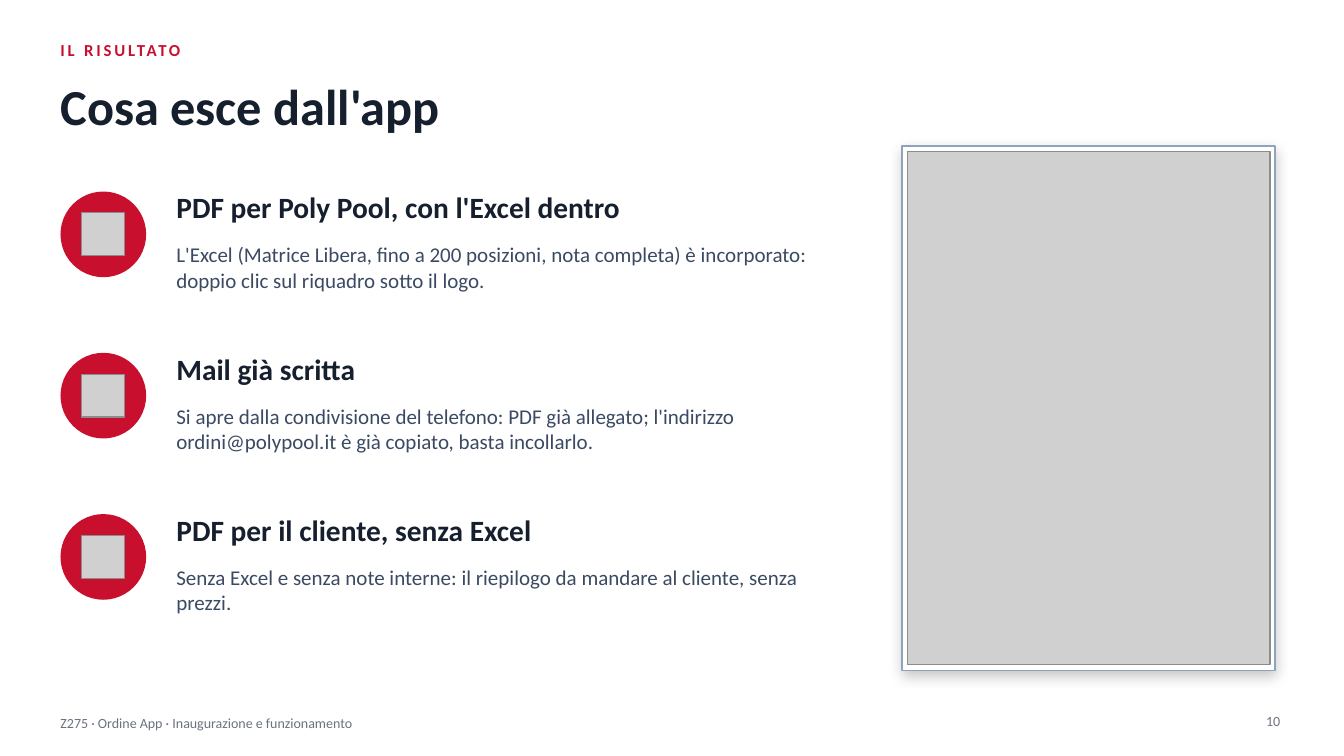
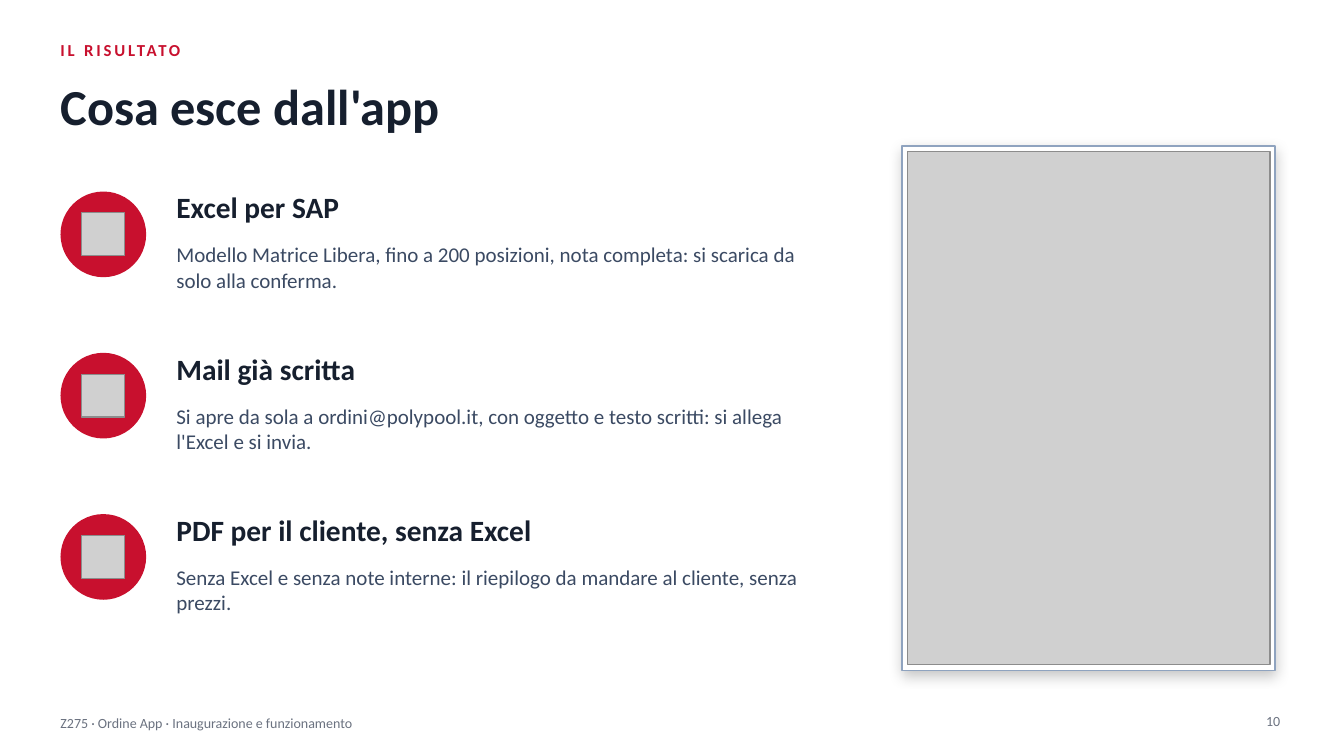
Before and after one commit to PPparre/Z275_App_Ordine, a slide deck: slide 10 of Z275_Presentazione.pptx. Drawn at 1344x756 pixels with LibreOffice and Linux fonts; fonts in the diff are those of the drawing; grey boxes stand for pictures. Boxes give left, top, right and bottom in pixels: in the first picture for what was removed or moved away, otherwise in the second. Text is boxed around its words. In the diff, an @@ line names an element or a change of style, - is before the commit and + after.

Commit message:
Update v.30.1: new flox conferma e invia (eto PDF+XLS)

```diff
--- a/Z275_Presentazione.pptx
+++ b/Z275_Presentazione.pptx
@@ text at [176, 197, 339, 223]: text changed @@
-PDF per Poly Pool, con l'Excel dentro
+Excel per SAP
@@ text at [176, 247, 795, 288]: text changed @@
-L'Excel (Matrice Libera, fino a 200 posizioni, nota completa) è incorporato: doppio clic sul riquadro sotto il logo.
+Modello Matrice Libera, fino a 200 posizioni, nota completa: si scarica da solo alla conferma.
@@ text at [176, 409, 782, 449]: text changed @@
-Si apre dalla condivisione del telefono: PDF già allegato; l'indirizzo ordini@polypool.it è già copiato, basta incollarlo.
+Si apre da sola a ordini@polypool.it, con oggetto e testo scritti: si allega l'Excel e si invia.
```
Also in this commit, not shown: 8 other slides changed, 1 slide removed, 4 other files.
